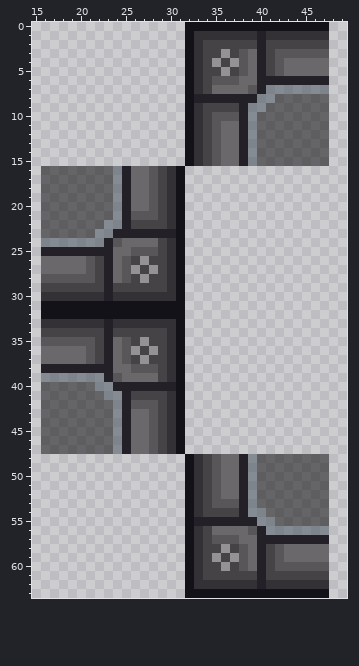
Two states of a pixel-art sprite, Resources/Textures/Backmen/Structures/Windows/plastitanium_window.rsi/ptwindow0.png. This is how it looked before the edit.
The file is 64x64 pixels. Colours within 5 levels of each other are drawn and written as one. Shown: x 15..49, y 0..63.
The same view after the edit:
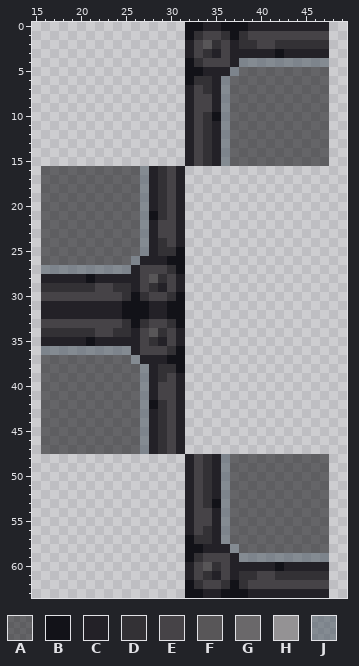
Palette (. is transparent): A #0f10128c  B #121218  C #232127  D #333135  E #464347  F #585658  G #6a686a  H #949294  J #414f5a85
Diff:
Changed rows in their new state; - is an unchanged pixel.
first column x 16:
 0 ------------------CC---CCCCCCCCC
 1 ------------------EE-B-EEEEEEEEE
 2 ----------------CEFD-CDDE-DDDDDD
 3 ----------------CEDCECCC-CBCCCCC
 4 -------------------E-CJJJJJJJJJJ
 5 -----------------BCCCJAAAAAAAAAA
 6 ------------------DCJAAAAAAAAAAA
 7 ----------------CEDCJAAAAAAAAAAA
 8 ----------------CEE-JAAAAA------
 9 ----------------CE-CJAAAA-------
10 ----------------CEDBJAAA--------
11 ----------------CEDCJAAA--------
12 ----------------CEDCJAAA--------
13 ----------------CEDCJAAA--------
14 ----------------CEDCJAAA--------
15 ----------------CEDCJAAA--------
16 --------AAAJCDEC----------------
17 --------AAAJCDEC----------------
18 --------AAAJCDEC----------------
19 --------AAAJCDEC----------------
20 --------AAAJCDEC----------------
21 --------AAAJBDEC----------------
22 -------AAAAJC-EC----------------
23 ------AAAAAJ-EEC----------------
24 AAAAAAAAAAAJCDEC----------------
25 AAAAAAAAAAAJCD------------------
26 AAAAAAAAAAJCCCB-----------------
27 JJJJJJJJJJC-E-------------------
28 CCCCCBC-CCCEFDEC----------------
29 DDDDDD-EDDC-DCEC----------------
30 EEEEEEEEE-B-EE------------------
31 CCCCCCCCC---CC------------------
32 CCCCCCCCC---CC------------------
33 EEEEEEEEE-B-EE------------------
34 DDDDDD-EDDC-FDEC----------------
35 CCCCCBC-CCCEDCEC----------------
36 JJJJJJJJJJC-E-------------------
37 AAAAAAAAAAJCCCB-----------------
38 AAAAAAAAAAAJCD------------------
39 AAAAAAAAAAAJCDEC----------------
40 ------AAAAAJ-EEC----------------
41 -------AAAAJC-EC----------------
42 --------AAAJBDEC----------------
43 --------AAAJCDEC----------------
44 --------AAAJCDEC----------------
45 --------AAAJCDEC----------------
46 --------AAAJCDEC----------------
47 --------AAAJCDEC----------------
48 ----------------CEDCJAAA--------
49 ----------------CEDCJAAA--------
50 ----------------CEDCJAAA--------
51 ----------------CEDCJAAA--------
52 ----------------CEDCJAAA--------
53 ----------------CEDBJAAA--------
54 ----------------CE-CJAAAA-------
55 ----------------CEE-JAAAAA------
56 ----------------CEDCJAAAAAAAAAAA
57 ------------------DCJAAAAAAAAAAA
58 -----------------BCCCJAAAAAAAAAA
59 -------------------E-CJJJJJJJJJJ
60 ----------------CEFDECCC-CBCCCCC
61 ----------------CEDC-CDDE-DDDDDD
62 ------------------EE-B-EEEEEEEEE
63 ------------------CC---CCCCCCCCC
Where, in picture pixels (left, top, right, bottom), the same in both pictures:
changed: (41, 22, 329, 598)
